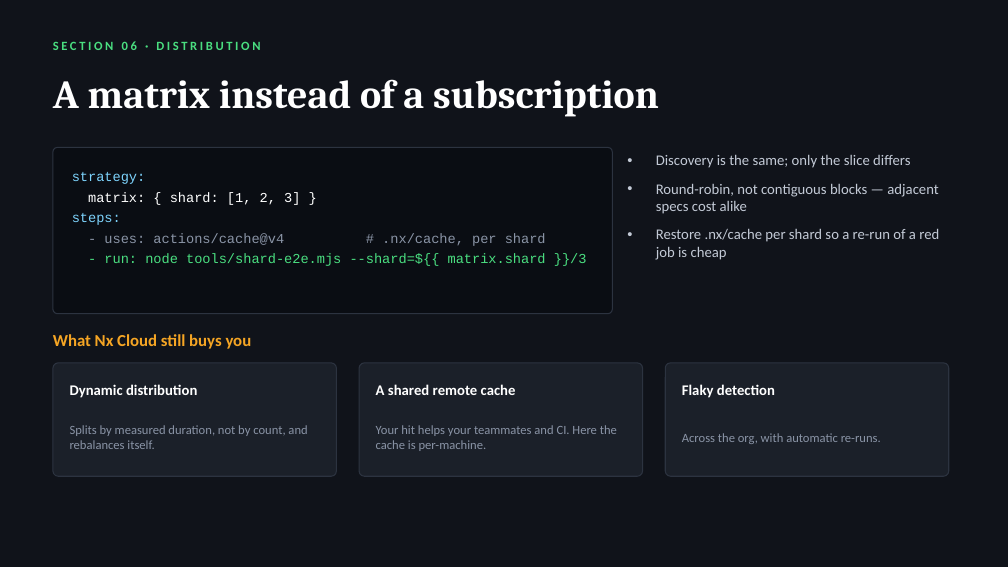
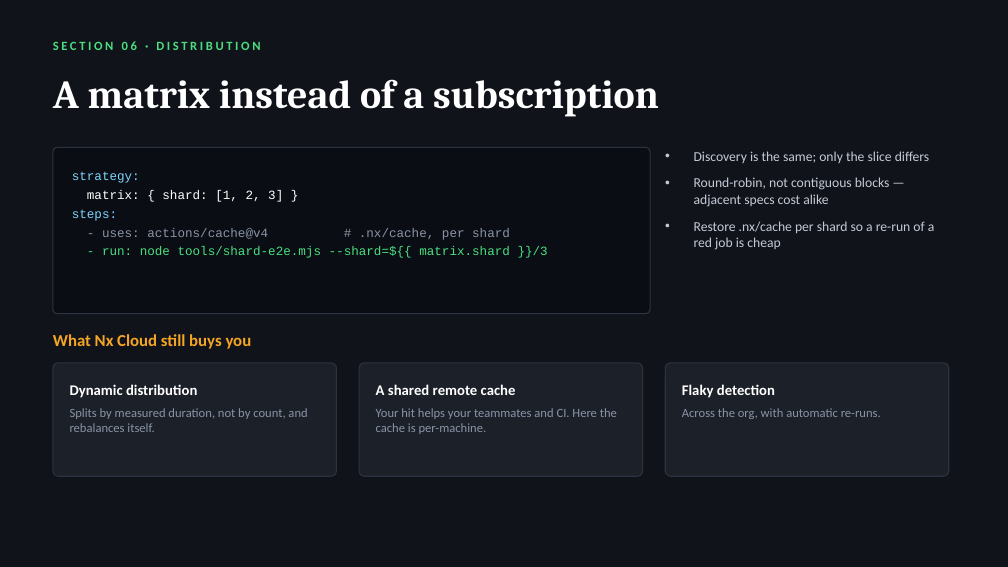
Before and after one commit to radzivil/nx-scaling-e2e-tests-with-atomizer, a slide deck: slide 13 of talk/Scaling-E2E-Tests-with-Nx.pptx. Drawn at 1008x567 pixels with LibreOffice and Linux fonts; fonts in the diff are those of the drawing. Boxes give left, top, right and bottom in pixels: in the first picture for what was removed or moved away, otherwise in the second. Text is boxed around its words. In the diff, an @@ line names an element or a change of style, - is before the commit and + after.

```diff
--- a/talk/Scaling-E2E-Tests-with-Nx.pptx
+++ b/talk/Scaling-E2E-Tests-with-Nx.pptx
@@ rounded rectangle: place and size @@
-rounded rectangle at (53,147,613,314)
+rounded rectangle at (53,147,650,314)
@@ text "Discovery is the same; only ...": place and size @@
-text "Discovery is the same; only ..." at (656,155,939,260)
+text "Discovery is the same; only ..." at (694,151,935,250)
@@ text "Discovery is the same; only ..." at (694,151,935,250): size 14 to 13 pt @@
@@ text "strategy:" at (72,171,548,258): size 13 to 12 pt @@
@@ vertical alignment middle to top in 3 elements at (70,408,307,432), (376,408,617,434), (682,408,881,419) @@
```
Also in this commit, not shown: 1 other slide changed, 4 other files.
